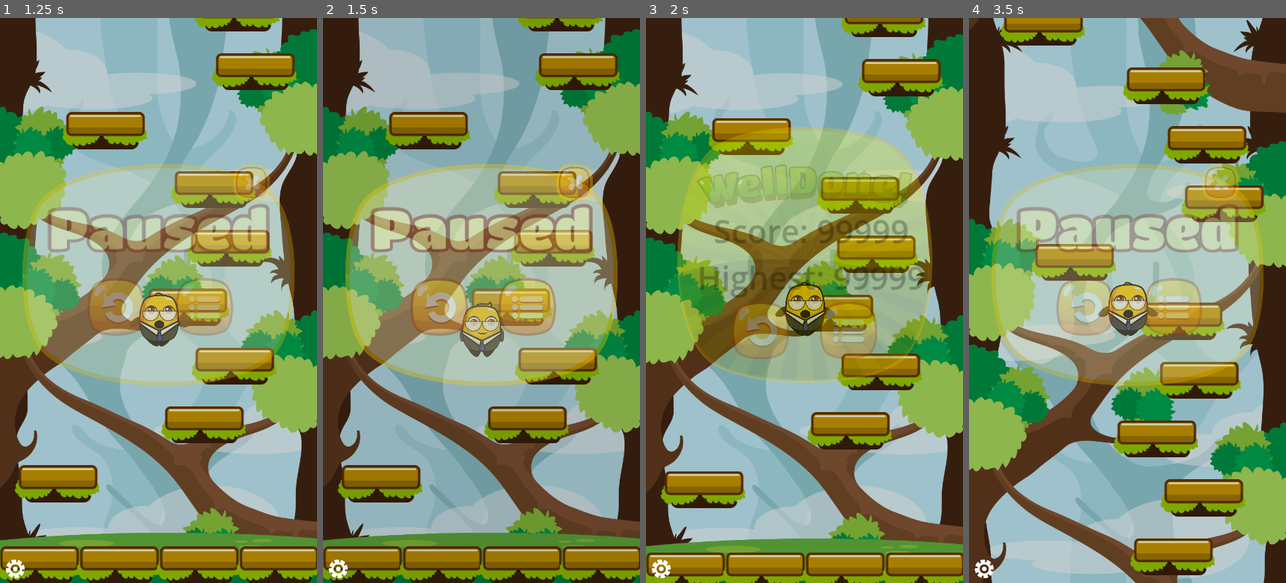
Above: before the commit, frames 1-4 (left to right).
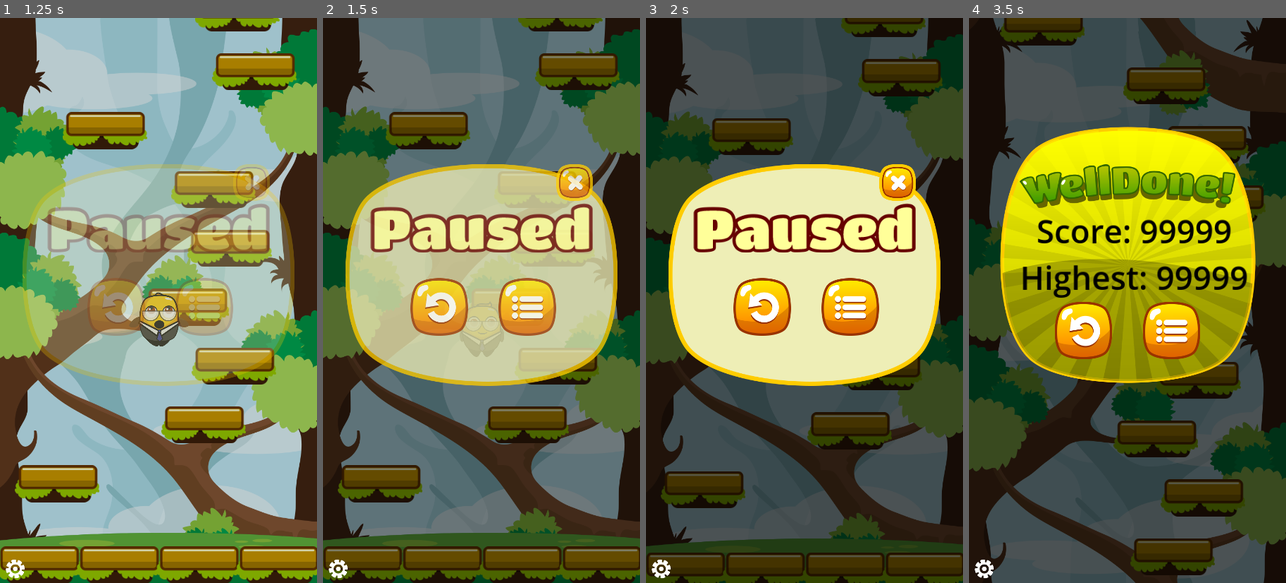
Above: after the commit, the same moments.

Repository: Velcronator/Jumper-Jam
Game: Godot game, scene res://scenes/Main.tscn
Two runs of this game, one before a commit and one after it. Both use one fixed random seed, a clock stepped at 60 frames per second and the inputs below.
Inputs (mouse positions are in pixels of both pictures, inside the frame that each line leads up to):
- Up to frame 1 (1.25 s): click (158, 396) at 0.52 s
- Up to frame 2 (1.5 s): click (440, 306) at 1.27 s
- Up to frame 3 (2 s): no input
- Up to frame 4 (3.5 s): click (1083, 328) at 2.02 s; click (1127, 396) at 2.77 s

Frame 1 is identical in both runs. In frame 2, 90% of the frame differs, in the area x 0-100%, y 0-100%; in frame 3, 100%; in frame 4, 100%.

Commit message:
Disabling buttons

Diff:
--- a/scenes/title_screen.tscn
+++ b/scenes/title_screen.tscn
@@ -113,10 +113,10 @@
 anchor_top = 0.5
 anchor_right = 0.5
 anchor_bottom = 0.5
-offset_left = -101.0
-offset_top = 55.0
-offset_right = 142.0
-offset_bottom = 295.002
+offset_left = -121.0
+offset_top = 35.0
+offset_right = 122.0
+offset_bottom = 275.002
 grow_horizontal = 2
 grow_vertical = 2
 pivot_offset = Vector2(121, 120)
--- a/scripts/Screens.gd
+++ b/scripts/Screens.gd
@@ -50,4 +50,6 @@
 		current_screen.visible = false
 	current_screen = new_screen
 	if current_screen != null:
-		current_screen.appear()
+		var appear_tween = current_screen.appear()
+		await(appear_tween.finished)
+		get_tree().call_group("buttons", "set_disabled", false)
--- a/scripts/base_screen.gd
+++ b/scripts/base_screen.gd
@@ -5,6 +5,8 @@
 func _ready() -> void:
 	visible = false
 	modulate.a = 0.0
+	# disable all buttons
+	get_tree().call_group("buttons", "set_disabled", true)
 
 func appear():
 	visible = true
@@ -14,6 +16,7 @@
 
 
 func  disappear():
+	get_tree().call_group("buttons", "set_disabled", true)
 	var tween = get_tree().create_tween()
 	tween.tween_property(self, "modulate:a", 0.0 , tween_time)
 	return tween
